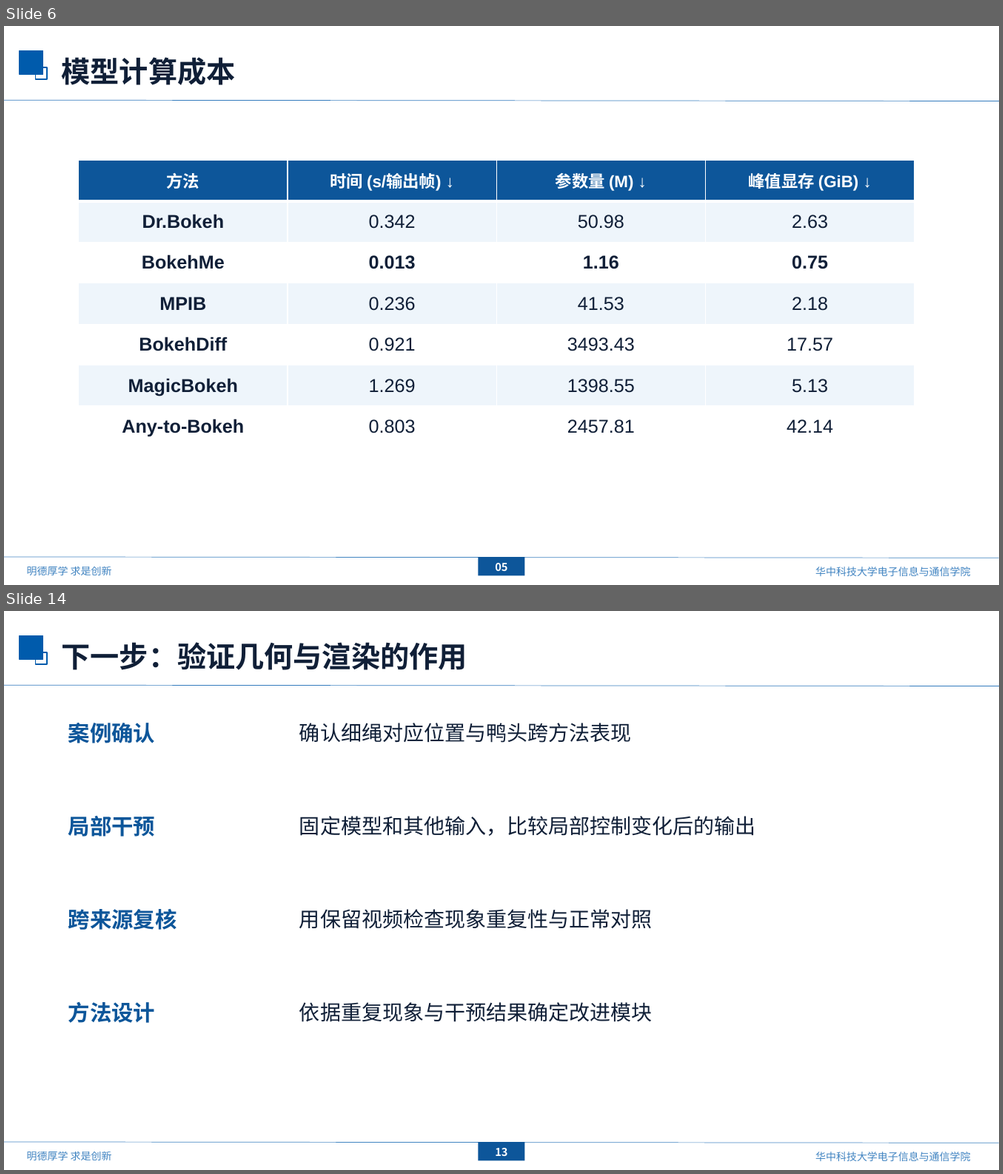
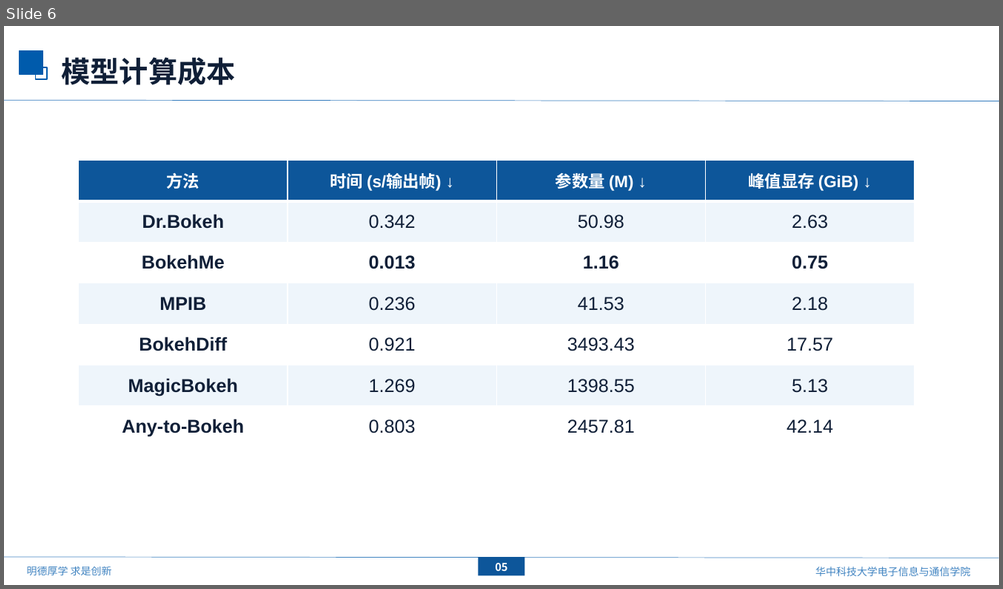
Before and after one commit to mengmcy1/OPPO-depth-guided-video-bokeh, a slide deck: 汇报/2026-10-16_基线更新与ATB分析/基线更新与ATB分析_1016.pptx. Shown one above the other, each under a label of ours: slides 6 and 14 before the commit, slide 6 after it; the slides between them are not shown. The pictures are 1003x1174 and 1003x589 pixels, drawn with LibreOffice and Linux fonts; fonts in the diff are those of the drawing; background and template pictures are left out. Boxes give left, top, right and bottom in pixels: in the first picture for what was removed or moved away, otherwise in the second. Text is boxed around its words. In the diff, an @@ line names an element or a change of style, - is before the commit and + after.

Commit message:
按用户最新版删去案例概述页并简化汇报措辞

```diff
--- a/汇报/2026-10-16_基线更新与ATB分析/基线更新与ATB分析_1016.pptx
+++ b/汇报/2026-10-16_基线更新与ATB分析/基线更新与ATB分析_1016.pptx
@@ slide 14 removed at <box>4,611,999,1170</box>, background #FFFFFF; not listed: 7 template elements that a slide beside it also shows @@
@@ text removed at <box>62,642,467,670</box> @@
-下一步：验证几何与渲染的作用
@@ text removed at <box>68,723,156,743</box> @@
-案例确认
@@ text removed at <box>299,723,632,743</box> @@
-确认细绳对应位置与鸭头跨方法表现
@@ text removed at <box>68,816,156,837</box> @@
-局部干预
@@ text removed at <box>299,816,756,836</box> @@
-固定模型和其他输入，比较局部控制变化后的输出
@@ text removed at <box>68,909,177,930</box> @@
-跨来源复核
@@ text removed at <box>299,909,652,929</box> @@
-用保留视频检查现象重复性与正常对照
@@ text removed at <box>68,1002,156,1023</box> @@
-方法设计
@@ text removed at <box>299,1002,652,1022</box> @@
-依据重复现象与干预结果确定改进模块
@@ rectangle removed at <box>478,1142,524,1161</box> @@
-13
```
Also in this commit, not shown: 6 slides changed, 1 slide added, 1 other slide removed, 2 other files.
